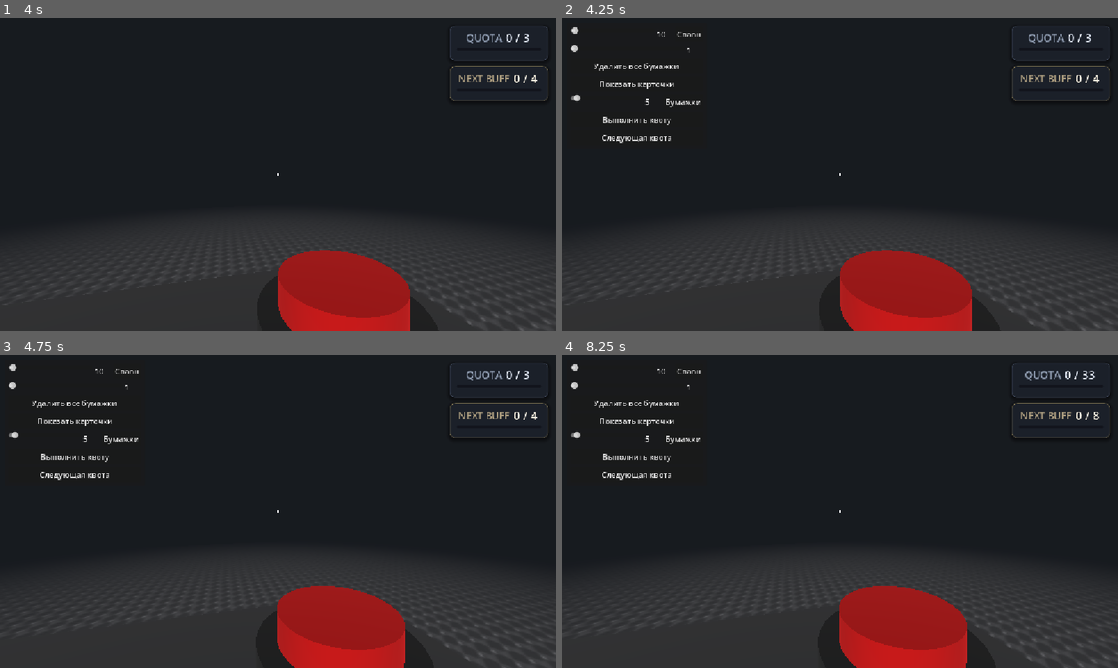
Above: before the commit, frames 1-4 (two rows, left to right).
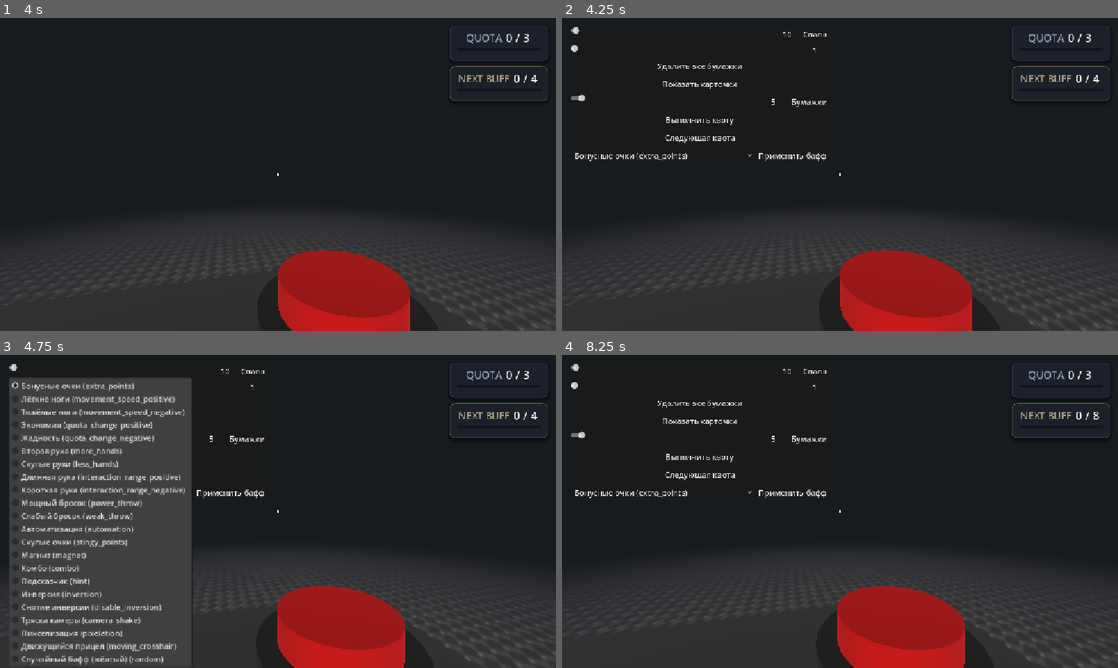
Above: after the commit, the same moments.

Repository: AvSBF/nerdy-papers
Game: Godot game, scene res://Scenes/World.tscn
Same seed, same stepped clock (60 frames per second), same inputs: the game is played once before the commit and once after it.
Inputs (mouse positions are in pixels of both pictures, inside the frame that each line leads up to):
- Up to frame 1 (4 s): tap Enter at 0.5, 2.75 s; move the mouse to (305, 174) at 0.52 s; hold E (interact) 0.53-1.28 s; hold W (key_forward) from 0.53 s (still down); tap G (throw) at 0.8, 1.35, 2.3, 2.85, 3.8 s; move the mouse to (250, 174) at 1.27 s; tap E (interact) at 1.55, 3.05 s; tap Space at 2, 3.5 s; move the mouse to (289, 168) at 2.02 s; hold E (interact) 2.03-2.78 s; move the mouse to (272, 180) at 2.77 s; move the mouse to (316, 177) at 3.52 s; hold E (interact) from 3.53 s (still down)
- Up to frame 2 (4.25 s): keep holding W (key_forward); keep holding E (interact); tap F2 (debug_menu) at 4.15 s
- Up to frame 3 (4.75 s): release W (key_forward) at 4.25 s; release E (interact) at 4.25 s; click (100, 492) at 4.25 s, where only the run after the commit has a clickable "Бонусные очки (extra_points)"
- Up to frame 4 (8.25 s): click (789, 492) at 5 s, where only the run after the commit has a clickable "Применить бафф"; click "Спавн" at 5.75 s; click "Удалить все бумажки" at 6.5 s; click "Показать карточки" at 7.25 s; click (712, 533) at 8 s

Frame 1 is identical in both runs. In frame 2, 1.5% of the frame differs, in the area x 1-48%, y 2-46%; in frame 3, 22%, in the area x 1-48%, y 2-100%; in frame 4, 2.0%.

Commit message:
feat: implement all buffs, add debug buff selector and screen effects

Diff:
--- a/Prefabs/DebugMenu.tscn
+++ b/Prefabs/DebugMenu.tscn
@@ -79,3 +79,11 @@
 
 [node name="NextQuotaButton" type="Button" parent="Panel/Margin/VBox"]
 text = "Следующая квота"
+
+[node name="BuffRow" type="HBoxContainer" parent="Panel/Margin/VBox"]
+
+[node name="BuffOption" type="OptionButton" parent="Panel/Margin/VBox/BuffRow"]
+size_flags_horizontal = 3
+
+[node name="ApplyBuffButton" type="Button" parent="Panel/Margin/VBox/BuffRow"]
+text = "Применить бафф"
--- a/Scenes/World.tscn
+++ b/Scenes/World.tscn
@@ -9,6 +9,8 @@
 [ext_resource type="PackedScene" uid="uid://crud2rvtp0ttd" path="res://Scenes/QuotaUI.tscn" id="7_y7y61"]
 [ext_resource type="Script" uid="uid://b2l86utljavna" path="res://Scripts/Round/round_controller.gd" id="8_q2d71"]
 [ext_resource type="PackedScene" uid="uid://cuxo5cfijmurj" path="res://Scenes/BuffUI.tscn" id="8_uo7di"]
+[ext_resource type="Shader" path="res://Shaders/pixelation.gdshader" id="9_pixshader"]
+[ext_resource type="Script" path="res://Scripts/UI/screen_effects.gd" id="10_pixscript"]
 
 [sub_resource type="Environment" id="Environment_mmoe8"]
 background_mode = 1
@@ -23,7 +25,10 @@
 
 [sub_resource type="CameraAttributesPractical" id="CameraAttributesPractical_j0p05"]
 
-[sub_resource type="Compositor" id="Compositor_5nsto"]
+[sub_resource type="ShaderMaterial" id="ShaderMaterial_pix"]
+shader = ExtResource("9_pixshader")
+shader_uniforms/pixel_size = 0.1
+shader_uniforms/grain_strength = 0.06
 
 [node name="World" type="Node3D" unique_id=533226924]
 
@@ -35,7 +40,6 @@
 [node name="WorldEnvironment" type="WorldEnvironment" parent="." unique_id=771962969]
 environment = SubResource("Environment_mmoe8")
 camera_attributes = SubResource("CameraAttributesPractical_j0p05")
-compositor = SubResource("Compositor_5nsto")
 
 [node name="DirectionalLight3D" type="DirectionalLight3D" parent="WorldEnvironment" unique_id=828607816]
 transform = Transform3D(0.9010685, 0, -0.4336768, 0.2033406, 0.88326406, 0.4224893, 0.38305113, -0.46887589, 0.79588145, 0, 7, 0)
@@ -70,6 +74,20 @@
 
 [node name="BuffUi" parent="." unique_id=85365021 instance=ExtResource("8_uo7di")]
 
+[node name="ScreenEffects" type="CanvasLayer" parent="."]
+layer = 0
+script = ExtResource("10_pixscript")
+
+[node name="EffectsRect" type="ColorRect" parent="ScreenEffects"]
+anchors_preset = 15
+anchor_right = 1.0
+anchor_bottom = 1.0
+grow_horizontal = 2
+grow_vertical = 2
+mouse_filter = 2
+material = SubResource("ShaderMaterial_pix")
+color = Color(0, 0, 0, 0)
+
 [node name="Round Controller" type="Node" parent="." unique_id=944369856 groups=["round_controller"]]
 script = ExtResource("8_q2d71")
 quota_growth_range = Vector2(1.5, 2.5)
--- a/Scripts/Paper Creating Table/table_button_press.gd
+++ b/Scripts/Paper Creating Table/table_button_press.gd
@@ -8,6 +8,10 @@
 @export var wait_time : float = 0.3
 
 var _is_pressed : bool = false
+var _round : Node
+
+func _ready() -> void:
+	_round = get_tree().get_first_node_in_group("round_controller")
 
 func interact():
 	if _is_pressed:
@@ -16,7 +20,8 @@
 
 	moving_part.position.y = minimum_position
 	creator.spawn_paper()
-	await get_tree().create_timer(wait_time).timeout
+	var cooldown : float = wait_time * _round.button_cooldown_multiplier
+	await get_tree().create_timer(cooldown).timeout
 
 	moving_part.position.y = initial_position
 	_is_pressed = false
--- a/Scripts/Paper Storage/paper_storage.gd
+++ b/Scripts/Paper Storage/paper_storage.gd
@@ -2,6 +2,7 @@
 class_name PaperStorage
 
 signal paper_deposited(count: int)
+signal wrong_paper
 
 @onready var detect_area : Area3D = $DetectArea
 @onready var count_label : Label3D = $CountLabel
@@ -36,6 +37,7 @@
 		paper_deposited.emit(count)
 	else:
 		_throw_toward_player(body)
+		wrong_paper.emit()
 
 func _spawn_plus_one_label() -> void:
 	if plus_one_label_scene == null:
@@ -70,6 +72,9 @@
 func _update_label() -> void:
 	count_label.text = str(count)
 
+func set_hint(on: bool) -> void:
+	type_label.modulate = Color(0.2, 1.0, 0.4) if on else Color.WHITE
+
 func _is_same_paper_type(paper : Node3D) -> bool:
 	return paper.get_paper_type() == paper_type
 
--- a/Scripts/Paper/paper.gd
+++ b/Scripts/Paper/paper.gd
@@ -6,6 +6,8 @@
 signal picked_up(paper: Paper)
 
 const KILL_Y : float = -0.5
+const MAGNET_RADIUS : float = 8.0
+const MAGNET_AIM_HEIGHT : float = 1.1
 
 @onready var type_label : Label3D = $TypeLabel
 @onready var outline : PaperOutline = $Outline
@@ -13,6 +15,7 @@
 func _ready() -> void:
 	type_label.text = str(paper_type)
 	type_label.visible = false
+	continuous_cd = true
 
 func set_highlighted(on: bool) -> void:
 	outline.set_highlighted(on)
@@ -24,6 +27,7 @@
 var _flight_progress : float = 0.0
 var _flight_time : float = 0.0
 var _held : bool = false
+var _is_player_thrown : bool = false
 var hold_offset : Vector3 = Vector3.ZERO
 var show_label_while_held : bool = true
 
@@ -45,6 +49,7 @@
 	linear_velocity = Vector3.ZERO
 	angular_velocity = Vector3.ZERO
 	_held = false
+	_is_player_thrown = false
 	_flight_target = target
 	_hold_point = target
 	_flight_from = global_position
@@ -66,6 +71,7 @@
 	collision_layer = get_meta("pickup_layer", 1)
 	collision_mask = get_meta("pickup_mask", 1)
 	linear_velocity = throw_velocity
+	_is_player_thrown = true
 
 func _integrate_forces(state: PhysicsDirectBodyState3D) -> void:
 	if global_position.y < KILL_Y:
@@ -95,3 +101,38 @@
 		state.transform = tform
 		state.linear_velocity = Vector3.ZERO
 		state.angular_velocity = Vector3.ZERO
+	else:
+		_apply_magnet(state)
+
+func _apply_magnet(state: PhysicsDirectBodyState3D) -> void:
+	if not _is_player_thrown:
+		return
+	var round_ctrl := get_tree().get_first_node_in_group("round_controller")
+	if round_ctrl == null or round_ctrl.magnet_strength <= 0.0:
+		return
+	var target := _nearest_correct_storage()
+	if target == null:
+		return
+	var from := state.transform.origin
+	var aim := target.global_position + Vector3(0, MAGNET_AIM_HEIGHT, 0)
+	var offset := aim - from
+	var dist := offset.length()
+	if dist > MAGNET_RADIUS:
+		return
+	if state.linear_velocity.length() < 1.0:
+		return
+	var blend : float = clampf(1.0 - exp(-round_ctrl.magnet_strength * state.step * 1.5), 0.0, 1.0)
+	var desired := offset.normalized() * state.linear_velocity.length()
+	state.linear_velocity = state.linear_velocity.lerp(desired, blend)
+
+func _nearest_correct_storage() -> Node3D:
+	var best : Node3D = null
+	var best_dist := INF
+	for storage in get_tree().get_nodes_in_group("paper_storage"):
+		if storage.paper_type != paper_type:
+			continue
+		var d := global_position.distance_to(storage.global_position)
+		if d < best_dist:
+			best_dist = d
+			best = storage
+	return best
--- a/Scripts/Player/camera_rotator.gd
+++ b/Scripts/Player/camera_rotator.gd
@@ -4,6 +4,8 @@
 
 @onready var player : CharacterBody3D = get_parent()
 @onready var controller : Node = player
+@onready var _round : Node = get_tree().get_first_node_in_group("round_controller")
+@onready var _base_position : Vector3 = position
 
 func _unhandled_input(event: InputEvent) -> void:
 	if Input.mouse_mode != Input.MOUSE_MODE_CAPTURED:
@@ -11,11 +13,26 @@
 	if event is InputEventMouseMotion:
 		var motion : InputEventMouseMotion = event as InputEventMouseMotion
 
-		player.rotate_y(-motion.relative.x * controller.mouse_sensitivity)
+		var sign := -1.0 if _round.invert_look else 1.0
+		var sens : float = controller.mouse_sensitivity
+
+		player.rotate_y(sign * -motion.relative.x * sens)
 
 		pitch = clampf(
-			pitch - motion.relative.y * controller.mouse_sensitivity,
+			pitch + sign * -motion.relative.y * sens,
 			deg_to_rad(controller.min_pitch),
 			deg_to_rad(controller.max_pitch)
 		)
 		rotation.x = pitch
+
+func _process(_delta: float) -> void:
+	var shake : float = _round.camera_shake_strength
+	if shake > 0.0:
+		var amp := 0.008 * shake
+		position = _base_position + Vector3(
+			randf_range(-1.0, 1.0),
+			randf_range(-1.0, 1.0),
+			0.0
+		) * amp
+	else:
+		position = _base_position
--- a/Scripts/Player/player_interactor.gd
+++ b/Scripts/Player/player_interactor.gd
@@ -33,6 +33,8 @@
 	_update_target()
 
 func _update_target() -> void:
+	if current_target != null and not is_instance_valid(current_target):
+		current_target = null
 	var target := _find_target()
 	if target == current_target:
 		return
@@ -42,7 +44,7 @@
 	target_changed.emit(current_target)
 
 func _set_target_highlight(node: Node, on: bool) -> void:
-	if node != null and node.is_in_group("paper"):
+	if node != null and is_instance_valid(node) and node.is_in_group("paper"):
 		var paper := node as Paper
 		if paper:
 			paper.set_highlighted(on)
@@ -124,7 +126,7 @@
 	_update_held_labels()
 
 	if is_instance_valid(paper):
-		paper.drop(-camera.global_transform.basis.z * throw_speed)
+		paper.drop(-camera.global_transform.basis.z * (throw_speed + _round.additional_throw_speed))
 
 	if not held_papers.is_empty():
 		var tween := create_tween()
--- a/Scripts/Round/round_controller.gd
+++ b/Scripts/Round/round_controller.gd
@@ -22,11 +22,62 @@
 # длина подбора
 var additional_interaction_distance : float = 0
 const INTERACTION_STEP : float = 0.25
+# скорость броска
+var additional_throw_speed : float = 0
+const THROW_STEP : float = 1.0
+# кулдаун кнопки-раздатчика
+var button_cooldown_multiplier : float = 1.0
+# магнит к правильной урне
+var magnet_strength : float = 0.0
+# комбо за серию точных бросков
+var combo_enabled : bool = false
+var combo_streak : int = 0
+const COMBO_THRESHOLD : int = 3
+# подсветка правильной урны
+var hint_enabled : bool = false
+# инверсия камеры
+var invert_look : bool = false
+# тряска камеры
+var camera_shake_strength : float = 0.0
+# пикселизация картинки
+var pixelation_amount : float = 0.0
+# движущийся прицел
+var crosshair_strength : float = 0.0
+# случайный эффект (жёлтая карточка)
+const RANDOM_POOL : Array[String] = [
+	"extra_points",
+	"movement_speed_positive",
+	"movement_speed_negative",
+	"quota_change_positive",
+	"quota_change_negative",
+	"more_hands",
+	"less_hands",
+	"interaction_range_positive",
+	"interaction_range_negative",
+	"power_throw",
+	"weak_throw",
+	"automation",
+	"stingy_points",
+	"magnet",
+	"combo",
+	"hint",
+	"inversion",
+	"disable_inversion",
+	"camera_shake",
+	"pixelation",
+	"moving_crosshair",
+]
 
 func _ready() -> void:
 	for storage in get_tree().get_nodes_in_group("paper_storage"):
 		storage.paper_deposited.connect(_on_paper_deposited)
+		storage.wrong_paper.connect(_on_wrong_paper)
 	quota_reached.connect(quota_change_required)
+	var player := get_tree().get_first_node_in_group("player")
+	if player != null:
+		var interactor := player.get_node("Interactor")
+		if interactor != null:
+			interactor.held_paper_changed.connect(_on_held_changed)
 	reset_round()
 
 func reset_round() -> void:
@@ -36,12 +87,26 @@
 	roll_required()
 
 func _on_paper_deposited(_count: int) -> void:
-	total_deposited += points_per_paper
+	combo_streak += 1
+	var bonus := 0
+	if combo_enabled and combo_streak >= COMBO_THRESHOLD:
+		bonus = 1
+	total_deposited += points_per_paper + bonus
 	deposits_changed.emit(total_deposited, buff_threshold)
 	if total_deposited >= buff_threshold:
 		buff_required_reached.emit()
 	if total_deposited >= quota_target:
 		quota_reached.emit()
+
+func _on_wrong_paper() -> void:
+	combo_streak = 0
+
+func _on_held_changed(paper: Node) -> void:
+	var wanted := -1
+	if paper != null:
+		wanted = paper.get_paper_type()
+	for storage in get_tree().get_nodes_in_group("paper_storage"):
+		storage.set_hint(hint_enabled and storage.paper_type == wanted)
 
 func roll_required() -> void:
 	buff_threshold += randi_range(buff_threshold_range.x, buff_threshold_range.y)
@@ -79,13 +144,36 @@
 			deposits_changed.emit(total_deposited, buff_threshold)
 		"more_hands":
 			additional_held_papers += 1
-			additional_held_papers = max(0,additional_held_papers)
 		"less_hands":
-			additional_held_papers -= 1
-			additional_held_papers = max(0,additional_held_papers)
+			additional_held_papers = max(0, additional_held_papers - 1)
 		"interaction_range_positive":
 			additional_interaction_distance += INTERACTION_STEP
 		"interaction_range_negative":
-			additional_interaction_distance -= INTERACTION_STEP
-			additional_interaction_distance = max(0,additional_interaction_distance)
+			additional_interaction_distance = max(0, additional_interaction_distance - INTERACTION_STEP)
+		"power_throw":
+			additional_throw_speed += THROW_STEP
+		"weak_throw":
+			additional_throw_speed = max(-3.0, additional_throw_speed - THROW_STEP)
+		"automation":
+			button_cooldown_multiplier = maxf(0.5, button_cooldown_multiplier * 0.7)
+		"stingy_points":
+			points_per_paper = maxi(1, points_per_paper - 1)
+		"magnet":
+			magnet_strength += 2.0
+		"combo":
+			combo_enabled = true
+		"hint":
+			hint_enabled = true
+		"inversion":
+			invert_look = true
+		"disable_inversion":
+			invert_look = false
+		"camera_shake":
+			camera_shake_strength += 1.0
+		"pixelation":
+			pixelation_amount = minf(0.9, pixelation_amount + 0.2)
+		"moving_crosshair":
+			crosshair_strength += 1.0
+		"random":
+			apply_buff(str(RANDOM_POOL.pick_random()))
 	return
--- a/Scripts/UI/buff_card.gd
+++ b/Scripts/UI/buff_card.gd
@@ -5,6 +5,7 @@
 
 const GREEN_COLOR := Color(0.16, 0.55, 0.32)
 const RED_COLOR := Color(0.65, 0.2, 0.18)
+const YELLOW_COLOR := Color(0.75, 0.55, 0.15)
 
 @onready var top_stripe : ColorRect = $Margin/VBox/TopStripe
 @onready var type_label : Label = $Margin/VBox/TypeLabel
@@ -20,10 +21,10 @@
 func setup(data: Dictionary) -> void:
 	card_type = str(data.get("type", "green"))
 	buff_id = data.get("buff_id","")
-	var color := GREEN_COLOR if card_type == "green" else RED_COLOR
+	var color : Color = GREEN_COLOR if card_type == "green" else (RED_COLOR if card_type == "red" else YELLOW_COLOR)
 	top_stripe.color = color
 	type_label.add_theme_color_override("font_color", color)
-	type_label.text = "BUFF" if card_type == "green" else "DEBUFF"
+	type_label.text = "BUFF" if card_type == "green" else ("DEBUFF" if card_type == "red" else "RANDOM")
 	title_label.text = str(data.get("title", "Без названия"))
 	desc_label.text = str(data.get("desc", "Заглушка"))
 
--- a/Scripts/UI/buff_card_manager.gd
+++ b/Scripts/UI/buff_card_manager.gd
@@ -10,6 +10,12 @@
 	{"title": "Quota Change", "desc": "Now you need less papers for quota", "buff_id" : "quota_change_positive"},
 	{"title": "One More Hand?", "desc": "Someone behind you gives you more hands to hold your papers", "buff_id" : "more_hands"},
 	{"title": "Arm length", "desc": "Wow! You've got long arms now", "buff_id" : "interaction_range_positive"},
+	{"title": "Magnet", "desc": "Papers are attracted to the correct bin", "buff_id" : "magnet"},
+	{"title": "Strong Throw", "desc": "Papers fly faster", "buff_id" : "power_throw"},
+	{"title": "Automation", "desc": "The paper button works faster", "buff_id" : "automation"},
+	{"title": "Combo", "desc": "A streak of correct throws gives bonus points", "buff_id" : "combo"},
+	{"title": "Hint", "desc": "The correct bin is highlighted", "buff_id" : "hint"},
+	{"title": "Clear Inversion", "desc": "Removes inverted camera", "buff_id" : "disable_inversion"},
 ]
 
 const BAD_POOL : Array[Dictionary] = [
@@ -17,6 +23,16 @@
 	{"title": "Quota Change", "desc": "Now you need even more papers for quota", "buff_id" : "quota_change_negative"},
 	{"title": "Where is my arm", "desc": "Someone cut off your extra arm. Now you can hold less papers at once", "buff_id" : "less_hands"},
 	{"title": "Arm length", "desc": "T-Rex move for arms. Less interaction distance.", "buff_id" : "interaction_range_negative"},
+	{"title": "Weak Throw", "desc": "Papers fly slower", "buff_id" : "weak_throw"},
+	{"title": "Stingy Points", "desc": "Each paper gives one point less", "buff_id" : "stingy_points"},
+	{"title": "Inversion", "desc": "Your camera axes are inverted", "buff_id" : "inversion"},
+	{"title": "Camera Shake", "desc": "The camera shakes harder each time", "buff_id" : "camera_shake"},
+	{"title": "Pixelation", "desc": "The picture gets more pixelated", "buff_id" : "pixelation"},
+	{"title": "Moving Crosshair", "desc": "Your crosshair moves chaotically", "buff_id" : "moving_crosshair"},
+]
+
+const YELLOW_POOL : Array[Dictionary] = [
+	{"title": "Mystery", "desc": "Random effect - could be good or bad", "buff_id" : "random"},
 ]
 
 @onready var overlay : Control = $Overlay
@@ -52,18 +68,25 @@
 		child.queue_free()
 
 	var types := ["green", "red", "green"]
+	if randf() < 0.4:
+		for i in types.size():
+			if types[i] == "green":
+				types[i] = "yellow"
+				break
 	types.shuffle()
 	var used_good : Array[int] = []
 	var used_bad : Array[int] = []
+	var used_yellow : Array[int] = []
 
 	for t in types:
 		var card := card_scene.instantiate() as BuffCard
 		cards_container.add_child(card)
-		card.setup(_random_buff(t, used_good if t == "green" else used_bad))
+		var used : Array[int] = used_good if t == "green" else (used_bad if t == "red" else used_yellow)
+		card.setup(_random_buff(t, used))
 		card.pressed.connect(_on_card_pressed.bind(card))
 
 func _random_buff(type: String, used: Array[int]) -> Dictionary:
-	var pool : Array[Dictionary] = GOOD_POOL if type == "green" else BAD_POOL
+	var pool : Array[Dictionary] = GOOD_POOL if type == "green" else (BAD_POOL if type == "red" else YELLOW_POOL)
 	var index := randi_range(0, pool.size() - 1)
 	while index in used:
 		index = randi_range(0, pool.size() - 1)
--- a/Scripts/UI/debug_menu.gd
+++ b/Scripts/UI/debug_menu.gd
@@ -13,9 +13,36 @@
 @onready var deposit_button : Button = $Panel/Margin/VBox/DepositRow/DepositButton
 @onready var complete_quota_button : Button = $Panel/Margin/VBox/CompleteQuotaButton
 @onready var next_quota_button : Button = $Panel/Margin/VBox/NextQuotaButton
+@onready var buff_option : OptionButton = $Panel/Margin/VBox/BuffRow/BuffOption
+@onready var apply_buff_button : Button = $Panel/Margin/VBox/BuffRow/ApplyBuffButton
 
 @onready var interactor : Node = get_tree().current_scene.get_node("Player/Interactor")
 @onready var round : Node = get_tree().current_scene.get_node("Round Controller")
+
+const BUFFS : Array[Dictionary] = [
+	{"id": "extra_points", "label": "Бонусные очки"},
+	{"id": "movement_speed_positive", "label": "Лёгкие ноги"},
+	{"id": "movement_speed_negative", "label": "Тяжёлые ноги"},
+	{"id": "quota_change_positive", "label": "Экономия"},
+	{"id": "quota_change_negative", "label": "Жадность"},
+	{"id": "more_hands", "label": "Вторая рука"},
+	{"id": "less_hands", "label": "Скупые руки"},
+	{"id": "interaction_range_positive", "label": "Длинная рука"},
+	{"id": "interaction_range_negative", "label": "Короткая рука"},
+	{"id": "power_throw", "label": "Мощный бросок"},
+	{"id": "weak_throw", "label": "Слабый бросок"},
+	{"id": "automation", "label": "Автоматизация"},
+	{"id": "stingy_points", "label": "Скупые очки"},
+	{"id": "magnet", "label": "Магнит"},
+	{"id": "combo", "label": "Комбо"},
+	{"id": "hint", "label": "Подсказчик"},
+	{"id": "inversion", "label": "Инверсия"},
+	{"id": "disable_inversion", "label": "Снятие инверсии"},
+	{"id": "camera_shake", "label": "Тряска камеры"},
+	{"id": "pixelation", "label": "Пикселизация"},
+	{"id": "moving_crosshair", "label": "Движущийся прицел"},
+	{"id": "random", "label": "Случайный бафф (жёлтый)"},
+]
 
 func _ready() -> void:
 	panel.visible = false
@@ -28,9 +55,24 @@
 	deposit_button.pressed.connect(_on_deposit_pressed)
 	complete_quota_button.pressed.connect(_on_complete_quota_pressed)
 	next_quota_button.pressed.connect(_on_next_quota_pressed)
+	apply_buff_button.pressed.connect(_on_apply_buff_pressed)
+	_populate_buff_option()
 	_on_spawn_count_changed(spawn_count_slider.value)
 	_on_max_held_changed(max_held_slider.value)
 	_on_deposit_count_changed(deposit_count_slider.value)
+
+func _populate_buff_option() -> void:
+	buff_option.clear()
+	for i in BUFFS.size():
+		var buff : Dictionary = BUFFS[i]
+		buff_option.add_item("%s (%s)" % [buff.label, buff.id], i)
+		buff_option.set_item_metadata(i, buff.id)
+
+func _on_apply_buff_pressed() -> void:
+	if round == null:
+		return
+	var buff_id : String = buff_option.get_selected_metadata()
+	round.apply_buff(buff_id)
 
 func _unhandled_input(event: InputEvent) -> void:
 	if event.is_action_pressed("debug_menu"):
--- /dev/null
+++ b/Scripts/UI/screen_effects.gd
@@ -0,0 +1,48 @@
+extends CanvasLayer
+
+var _round : Node
+var _mat : ShaderMaterial
+var _crosshair : ColorRect
+var _crosshair_pos : Vector2 = Vector2.ZERO
+var _crosshair_target : Vector2 = Vector2.ZERO
+var _crosshair_retarget : float = 0.0
+
+func _ready() -> void:
+	_round = get_tree().get_first_node_in_group("round_controller")
+	var rect := $EffectsRect as ColorRect
+	_mat = rect.material as ShaderMaterial
+	var player := get_tree().current_scene.get_node("Player")
+	_crosshair = player.get_node("UI/Crosshair") as ColorRect
+
+func _process(_delta: float) -> void:
+	var amount : float = _round.pixelation_amount
+	$EffectsRect.visible = amount > 0.0
+	if _mat != null:
+		_mat.set_shader_parameter("pixel_size", amount * 14.0)
+	_update_crosshair(_delta)
+
+func _update_crosshair(_delta: float) -> void:
+	if _crosshair == null:
+		return
+	var strength : float = _round.crosshair_strength
+	if strength <= 0.0:
+		_crosshair_pos = Vector2.ZERO
+		_apply_crosshair_pos()
+		return
+	_crosshair_retarget -= _delta
+	if _crosshair_retarget <= 0.0:
+		_crosshair_target = Vector2(randf_range(-1.0, 1.0), randf_range(-1.0, 1.0)) * 18.0
+		_crosshair_retarget = randf_range(0.12, 0.35)
+	var to_target := _crosshair_target - _crosshair_pos
+	if to_target.length() < 2.0:
+		_crosshair_pos = _crosshair_target
+	else:
+		var speed := 90.0 * strength
+		_crosshair_pos += to_target.normalized() * speed * _delta
+	_apply_crosshair_pos()
+
+func _apply_crosshair_pos() -> void:
+	_crosshair.offset_left = -3.0 + _crosshair_pos.x
+	_crosshair.offset_right = 3.0 + _crosshair_pos.x
+	_crosshair.offset_top = -3.0 + _crosshair_pos.y
+	_crosshair.offset_bottom = 3.0 + _crosshair_pos.y
--- /dev/null
+++ b/Shaders/pixelation.gdshader
@@ -0,0 +1,16 @@
+shader_type canvas_item;
+
+uniform sampler2D SCREEN_TEXTURE : hint_screen_texture, filter_nearest;
+uniform float pixel_size : hint_range(0.0, 16.0) = 0.1;
+uniform float grain_strength : hint_range(0.0, 0.5) = 0.06;
+
+void fragment() {
+	vec2 px = SCREEN_PIXEL_SIZE * pixel_size;
+	vec2 uv = floor(SCREEN_UV / px) * px + px * 0.5;
+	vec3 col = texture(SCREEN_TEXTURE, uv).rgb;
+
+	float n = fract(sin(dot(SCREEN_UV * TIME, vec2(12.9898, 78.233))) * 43758.5453);
+	col += (n - 0.5) * grain_strength;
+
+	COLOR = vec4(col, 1.0);
+}
Not shown, added: Scripts/UI/screen_effects.gd.uid
Not shown, added: Shaders/pixelation.gdshader.uid
